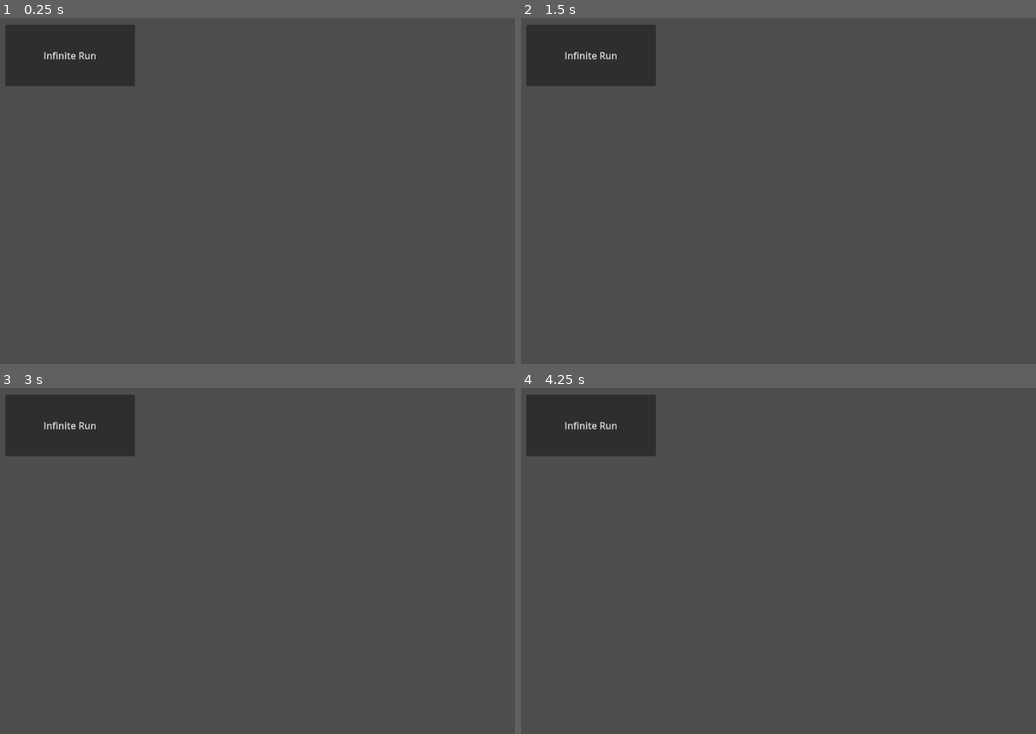
Above: before the commit, frames 1-4 (two rows, left to right).
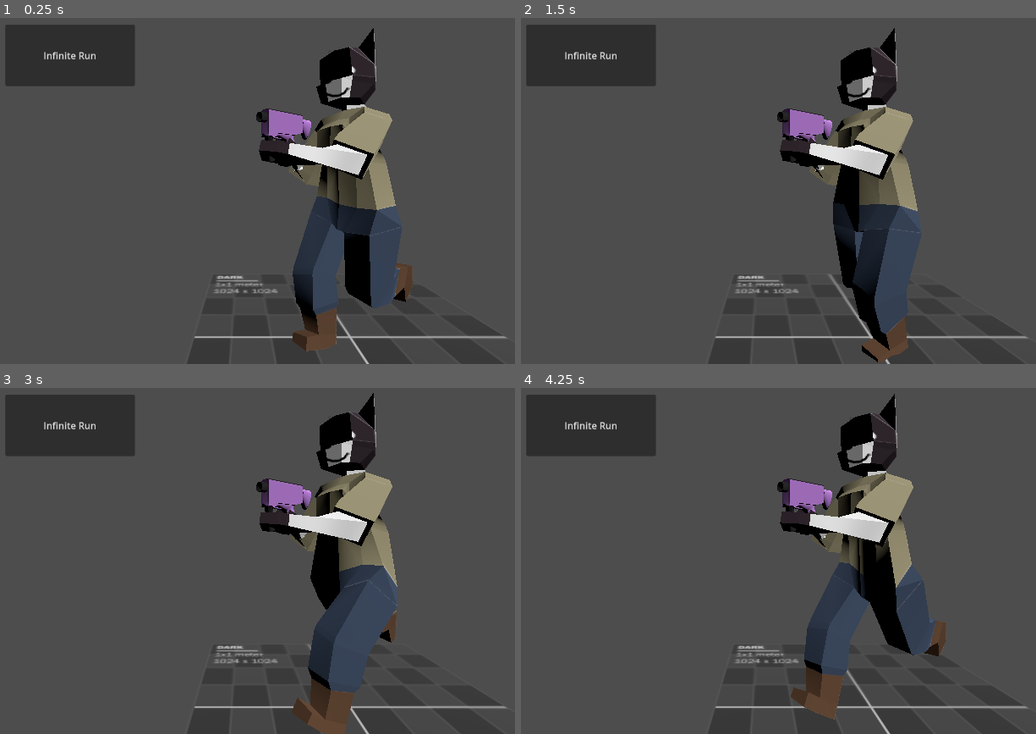
Above: after the commit, the same moments.

Repository: dairycultist/CityZoomer
Game: Godot game, scene res://title.tscn
The game is run twice, just before and just after one commit, with the same random seed, the same clock (stepped at 60 frames per second) and the same inputs.
Inputs (mouse positions are in pixels of both pictures, inside the frame that each line leads up to):
- Up to frame 1 (0.25 s): no input
- Up to frame 2 (1.5 s): move the mouse to (912, 156) at 0.52 s; hold D (walk_right) 0.53-1.28 s; hold Space (jump) 0.53-1.28 s; move the mouse to (629, 194) at 1.27 s; hold S (walk_down) from 1.28 s (still down); tap Space (jump) at 1.35 s
- Up to frame 3 (3 s): tap Space (jump) at 1.52, 1.82, 2.85 s; move the mouse to (309, 460) at 2.02 s; release S (walk_down) at 2.03 s; hold D (walk_right) 2.03-2.78 s; hold Space (jump) 2.03-2.78 s; move the mouse to (206, 619) at 2.77 s; hold W (walk_up) from 2.78 s (still down)
- Up to frame 4 (4.25 s): tap Space (jump) at 3.02, 3.32 s; move the mouse to (963, 602) at 3.52 s; release W (walk_up) at 3.53 s; hold A (walk_left) from 3.53 s (still down); hold Space (jump) from 3.53 s (still down)

The runs differ from the first frame. In frame 1, 12% of the frame differs, in the area x 37-99%, y 2-100%; in frame 2, 11%; in frame 3, 11%; in frame 4, 12%, in the area x 37-99%, y 1-100%.

Commit message:
Paper doll, refactor

Diff:
--- /dev/null
+++ b/player/humanoid_mesh/humanoid_mesh_controller.gd
@@ -0,0 +1,17 @@
+extends Node3D
+
+@export var left_target: Node3D
+@export var right_target: Node3D
+
+func _ready() -> void:
+
+	if left_target:
+		$Armature/Skeleton3D/LeftHandIK.target_node = left_target.get_path()
+		$Armature/Skeleton3D/LeftHandIK.start()
+
+	if right_target:
+		$Armature/Skeleton3D/RightHandIK.target_node = right_target.get_path()
+		$Armature/Skeleton3D/RightHandIK.start()
+
+	# temp, mostly just for the title screen
+	$AnimationPlayer.play("Walk")
--- a/player/mercenary.tres
+++ b/player/humanoid_mesh/mercenary.tres
@@ -1,6 +1,6 @@
 [gd_resource type="StandardMaterial3D" load_steps=2 format=3 uid="uid://c7morv0ouf260"]
 
-[ext_resource type="Texture2D" uid="uid://d106e8rn5p0l" path="res://player/mercenary.png" id="1_8slpt"]
+[ext_resource type="Texture2D" uid="uid://d106e8rn5p0l" path="res://player/humanoid_mesh/mercenary.png" id="1_8slpt"]
 
 [resource]
 albedo_texture = ExtResource("1_8slpt")
--- /dev/null
+++ b/player/humanoid_mesh/mercenary.tscn
@@ -0,0 +1,28 @@
+[gd_scene load_steps=3 format=3 uid="uid://ysp22r73e5qa"]
+
+[ext_resource type="PackedScene" uid="uid://dn57dgaxtdv5l" path="res://player/humanoid_mesh/mercenary.glb" id="1_4tvo4"]
+[ext_resource type="Script" uid="uid://dmqo4dp3p2hje" path="res://player/humanoid_mesh/humanoid_mesh_controller.gd" id="2_dh6lc"]
+
+[node name="Mercenary" instance=ExtResource("1_4tvo4")]
+script = ExtResource("2_dh6lc")
+
+[node name="Skeleton3D" parent="Armature" index="0"]
+bones/0/position = Vector3(6.42088e-23, -0.0868918, 2.97418e-09)
+bones/9/rotation = Quaternion(0.971058, 0.0257822, 0.123418, -0.202856)
+bones/10/rotation = Quaternion(-0.00778607, -0.0751667, 0.032141, 0.996622)
+bones/11/rotation = Quaternion(-0.851707, -7.34909e-08, 1.84842e-08, 0.524018)
+bones/12/rotation = Quaternion(0.950208, -0.0229632, 0.0721869, 0.302269)
+bones/13/rotation = Quaternion(0.231786, -5.66995e-07, 3.13284e-07, 0.972767)
+bones/14/rotation = Quaternion(-0.656368, 4.68084e-07, 1.2447e-07, 0.754441)
+
+[node name="LeftHandIK" type="SkeletonIK3D" parent="Armature/Skeleton3D" index="1"]
+root_bone = &"LArm"
+tip_bone = &"LTipIK"
+use_magnet = true
+magnet = Vector3(1.5, -0.48, 0)
+
+[node name="RightHandIK" type="SkeletonIK3D" parent="Armature/Skeleton3D" index="2"]
+root_bone = &"RArm"
+tip_bone = &"RTipIK"
+use_magnet = true
+magnet = Vector3(-3.38, -5.16, 0)
--- a/player/player.tscn
+++ b/player/player.tscn
@@ -1,10 +1,9 @@
-[gd_scene load_steps=7 format=3 uid="uid://ng6xdry7dssv"]
+[gd_scene load_steps=6 format=3 uid="uid://ng6xdry7dssv"]
 
 [ext_resource type="Script" uid="uid://db4nmoieo5cus" path="res://player/player_controller.gd" id="1_4flbx"]
 [ext_resource type="Script" uid="uid://c27tby00a66ku" path="res://button_change_scene.gd" id="2_i3pqv"]
-[ext_resource type="ArrayMesh" uid="uid://dli655ofg14gs" path="res://player/rifle.obj" id="2_qjkh3"]
-[ext_resource type="PackedScene" uid="uid://dn57dgaxtdv5l" path="res://player/mercenary.glb" id="3_g1dw6"]
-[ext_resource type="Script" uid="uid://dmqo4dp3p2hje" path="res://player/start_ik.gd" id="4_yw30f"]
+[ext_resource type="ArrayMesh" uid="uid://dli655ofg14gs" path="res://items/rifle.obj" id="2_qjkh3"]
+[ext_resource type="PackedScene" uid="uid://ysp22r73e5qa" path="res://player/humanoid_mesh/mercenary.tscn" id="4_yw30f"]
 
 [sub_resource type="CapsuleShape3D" id="CapsuleShape3D_mlf6e"]
 radius = 0.294356
@@ -76,32 +75,7 @@
 script = ExtResource("2_i3pqv")
 scene = "res://title.tscn"
 
-[node name="Model" parent="." instance=ExtResource("3_g1dw6")]
-transform = Transform3D(-1, 0, 8.74228e-08, 0, 1, 0, -8.74228e-08, 0, -1, 9.79843e-09, 0, 0.187919)
-
-[node name="Skeleton3D" parent="Model/Armature" index="0"]
-bones/0/position = Vector3(6.42088e-23, -0.0868918, 2.97418e-09)
-bones/9/rotation = Quaternion(0.971058, 0.0257822, 0.123418, -0.202856)
-bones/10/rotation = Quaternion(-0.00778607, -0.0751667, 0.032141, 0.996622)
-bones/11/rotation = Quaternion(-0.851707, -7.34909e-08, 1.84842e-08, 0.524018)
-bones/12/rotation = Quaternion(0.950208, -0.0229632, 0.0721869, 0.302269)
-bones/13/rotation = Quaternion(0.231786, -5.66995e-07, 3.13284e-07, 0.972767)
-bones/14/rotation = Quaternion(-0.656368, 4.68084e-07, 1.2447e-07, 0.754441)
-
-[node name="LeftHandIK" type="SkeletonIK3D" parent="Model/Armature/Skeleton3D" index="1"]
-root_bone = &"LArm"
-tip_bone = &"LTipIK"
-use_magnet = true
-magnet = Vector3(1.5, -0.48, 0)
-target_node = NodePath("../../../../Camera3D/Rifle/LeftTargetIK")
-script = ExtResource("4_yw30f")
-
-[node name="RightHandIK" type="SkeletonIK3D" parent="Model/Armature/Skeleton3D" index="2"]
-root_bone = &"RArm"
-tip_bone = &"RTipIK"
-use_magnet = true
-magnet = Vector3(-3.38, -5.16, 0)
-target_node = NodePath("../../../../Camera3D/Rifle/RightTargetIK")
-script = ExtResource("4_yw30f")
-
-[editable path="Model"]
+[node name="Model" parent="." node_paths=PackedStringArray("left_target", "right_target") instance=ExtResource("4_yw30f")]
+transform = Transform3D(-1, 0, -8.74228e-08, 0, 1, 0, 8.74228e-08, 0, -1, 0, 0, 0.2)
+left_target = NodePath("../Camera3D/Rifle/LeftTargetIK")
+right_target = NodePath("../Camera3D/Rifle/RightTargetIK")
--- a/player/player_controller.gd
+++ b/player/player_controller.gd
@@ -24,7 +24,7 @@
 
 	# animation
 	if not is_on_floor():
-		$Model/AnimationPlayer.play("Idle", 0.4) # todo jump
+		$Model/AnimationPlayer.play("Walk", 0.4) # todo jump
 	elif direction:
 		$Model/AnimationPlayer.play("Walk", 0.8)
 	else:
--- a/player/start_ik.gd
+++ /dev/null
@@ -1,6 +0,0 @@
-@tool
-
-extends SkeletonIK3D
-
-func _ready() -> void:
-	start()
--- a/title.tscn
+++ b/title.tscn
@@ -1,6 +1,14 @@
-[gd_scene load_steps=2 format=3 uid="uid://cxcfwl3c73xfg"]
+[gd_scene load_steps=7 format=3 uid="uid://cxcfwl3c73xfg"]
 
 [ext_resource type="Script" uid="uid://c27tby00a66ku" path="res://button_change_scene.gd" id="1_y7k74"]
+[ext_resource type="Texture2D" uid="uid://bpc3ff6kuxm3m" path="res://debug.png" id="2_3xoar"]
+[ext_resource type="PackedScene" uid="uid://ysp22r73e5qa" path="res://player/humanoid_mesh/mercenary.tscn" id="2_oyqm6"]
+[ext_resource type="ArrayMesh" uid="uid://dli655ofg14gs" path="res://items/rifle.obj" id="3_kpexm"]
+
+[sub_resource type="StandardMaterial3D" id="StandardMaterial3D_mom7w"]
+albedo_texture = ExtResource("2_3xoar")
+
+[sub_resource type="PlaneMesh" id="PlaneMesh_7lgly"]
 
 [node name="TitleScene" type="Control"]
 layout_mode = 3
@@ -19,3 +27,31 @@
 text = "Infinite Run"
 script = ExtResource("1_y7k74")
 scene = "res://gamemodes/infinite_run/infinite_run.tscn"
+
+[node name="3DScene" type="Node3D" parent="."]
+
+[node name="Floor" type="MeshInstance3D" parent="3DScene"]
+material_override = SubResource("StandardMaterial3D_mom7w")
+mesh = SubResource("PlaneMesh_7lgly")
+
+[node name="Camera3D" type="Camera3D" parent="3DScene"]
+transform = Transform3D(1, 0, 0, 0, 1, 0, 0, 0, 1, -0.682662, 1.03172, 1.56566)
+
+[node name="Mercenary" parent="3DScene" node_paths=PackedStringArray("left_target", "right_target") instance=ExtResource("2_oyqm6")]
+transform = Transform3D(0.572747, 0, -0.819732, 0, 1, 0, 0.819732, 0, 0.572747, 0, 0, 0)
+left_target = NodePath("Rifle/LeftTargetIK")
+right_target = NodePath("Rifle/RightTargetIK")
+
+[node name="Rifle" type="MeshInstance3D" parent="3DScene/Mercenary"]
+transform = Transform3D(0.05, 0, 0, 0, 0.05, 0, 0, 0, 0.05, -0.130999, 1.256, 0.428032)
+mesh = ExtResource("3_kpexm")
+skeleton = NodePath("../..")
+
+[node name="LeftTargetIK" type="Node3D" parent="3DScene/Mercenary/Rifle"]
+transform = Transform3D(-20, 0, -3.01992e-06, 0, 20, 0, 3.01992e-06, 0, -20, 0.650816, -1.86985, 1.77106)
+
+[node name="RightTargetIK" type="Node3D" parent="3DScene/Mercenary/Rifle"]
+transform = Transform3D(-20, 0, -3.01992e-06, 0, 20, 0, 3.01992e-06, 0, -20, -0.417968, -1.45921, -1.36423)
+
+[node name="Sun" type="DirectionalLight3D" parent="."]
+transform = Transform3D(0.833789, -0.365323, 0.413926, 2.98023e-08, 0.749753, 0.661718, -0.552083, -0.551733, 0.625136, 0, 0, 0)
Renamed: player/rifle.mtl -> items/rifle.mtl
Renamed: player/rifle.obj -> items/rifle.obj
Not shown, added: items/rifle.obj.import
Renamed: player/start_ik.gd.uid -> player/humanoid_mesh/humanoid_mesh_controller.gd.uid
Renamed: player/mercenary.glb -> player/humanoid_mesh/mercenary.glb
Not shown, changed: player/humanoid_mesh/mercenary.glb.import
Renamed: player/mercenary.png -> player/humanoid_mesh/mercenary.png
Not shown, changed: player/humanoid_mesh/mercenary.png.import
Not shown, removed: player/rifle.obj.import
Not shown, changed: README.md
